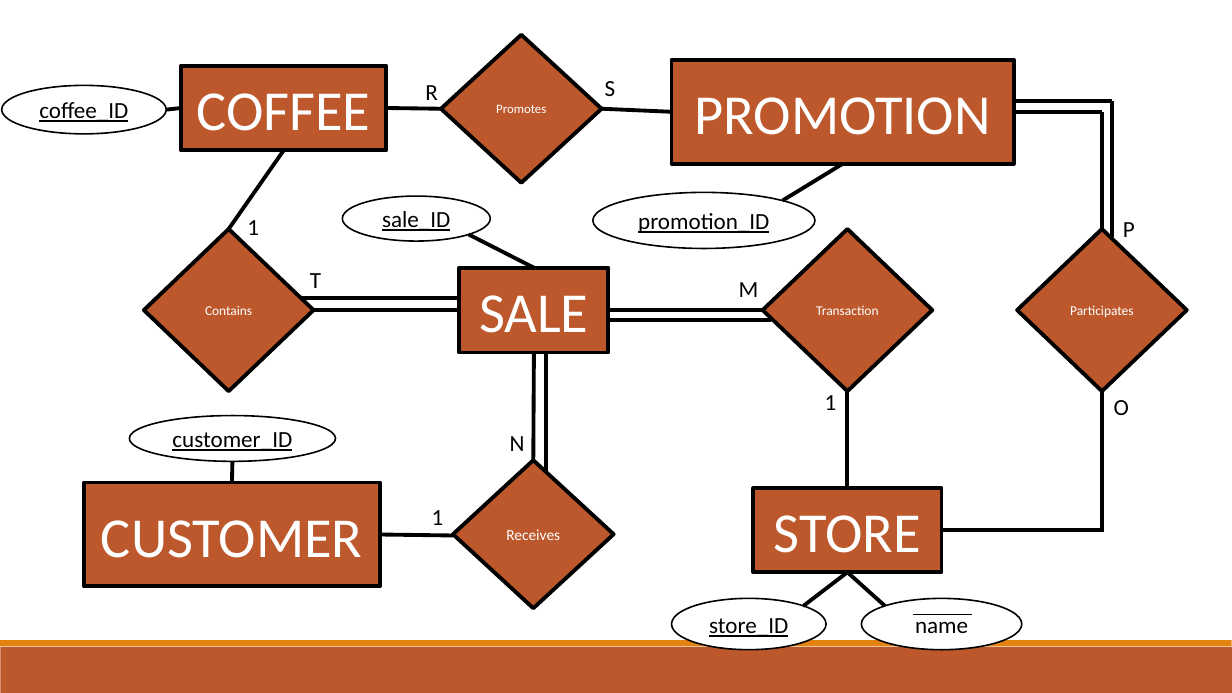
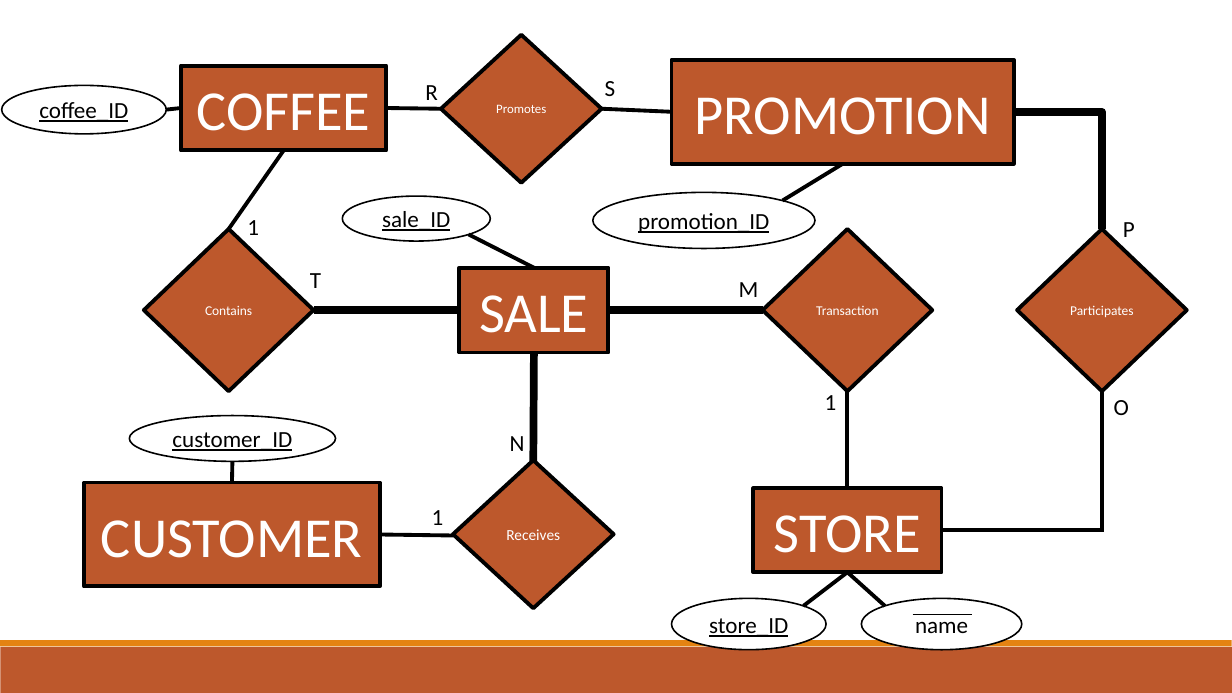
Before and after one commit to cnecciai/BoutiqueCoffee, a slide deck: slide 2 of Project/ER Model.pptx. Drawn at 1232x693 pixels with LibreOffice and Linux fonts; fonts in the diff are those of the drawing. Boxes give left, top, right and bottom in pixels: in the first picture for what was removed or moved away, otherwise in the second. Text is boxed around its words. In the diff, an @@ line names an element or a change of style, - is before the commit and + after.

```diff
--- a/Project/ER Model.pptx
+++ b/Project/ER Model.pptx
@@ line removed from (1103, 112) to (1014, 112) @@
@@ line removed from (1014, 101) to (1112, 101) @@
@@ elbow line added from (1014, 112) to (1103, 229), #000000 6 pt @@
@@ line removed from (1103, 112) to (1103, 229) @@
@@ line removed from (1112, 101) to (1112, 238) @@
@@ line removed from (301, 299) to (459, 299) @@
@@ line (313, 311) - (459, 311): stroke #000000 3 pt to #000000 6 pt @@
@@ line (608, 311) - (762, 311): stroke #000000 3 pt to #000000 6 pt @@
@@ line removed from (608, 320) to (771, 320) @@
@@ line (534, 352) - (533, 461): stroke #000000 3 pt to #000000 6 pt @@
@@ line removed from (546, 352) to (546, 471) @@
```
Also in this commit, not shown: 1 other slide changed.
